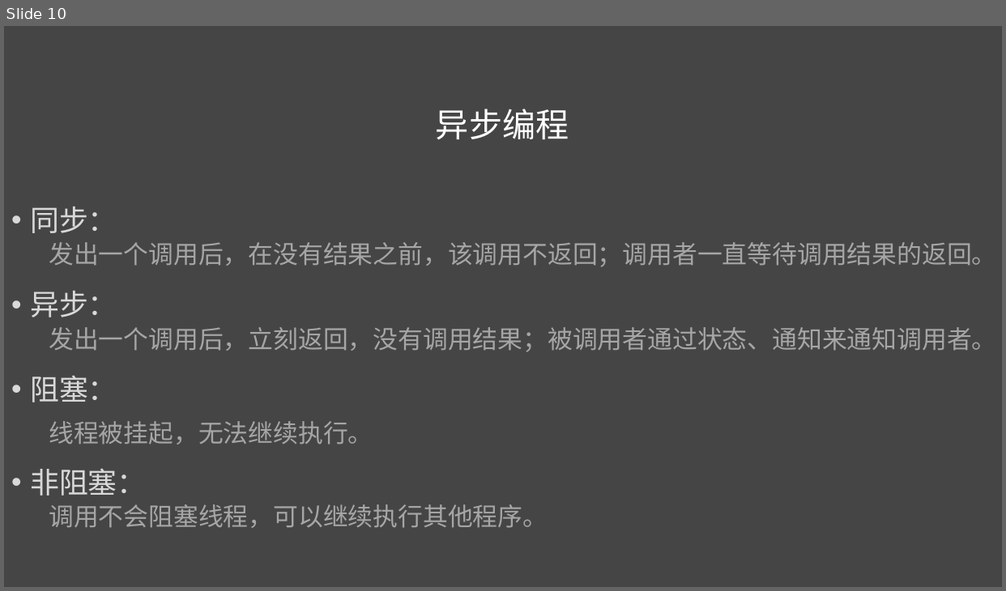
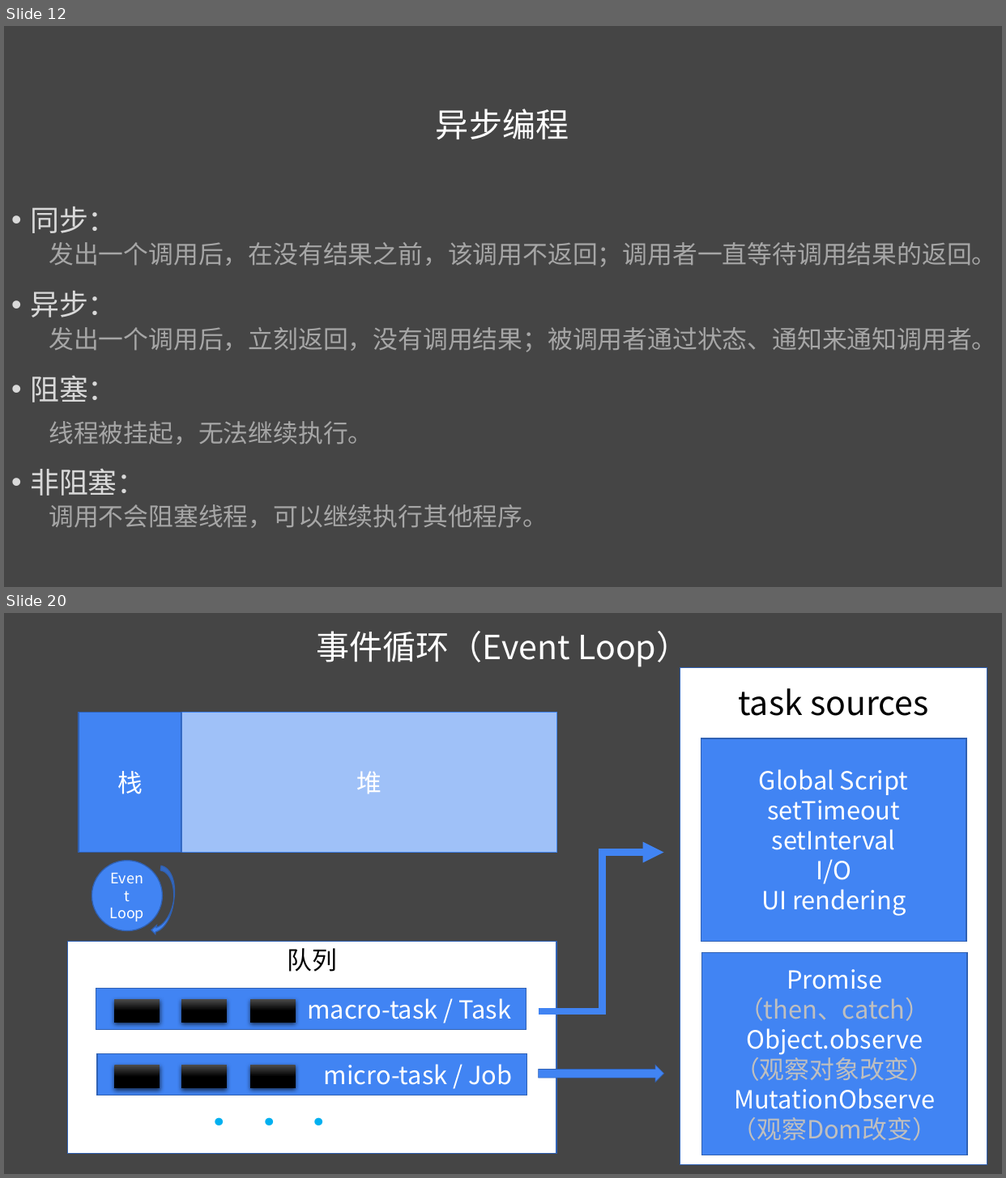
Before and after one commit to liuweiGL/share, a slide deck: ppt/JavaScript基础二.pptx. Shown one above the other, each under a label of ours: slide 10 before the commit, slides 12 and 20 after it; the slides between them are not shown. The pictures are 1006x591 and 1006x1178 pixels, drawn with LibreOffice and Linux fonts; fonts in the diff are those of the drawing. Boxes give left, top, right and bottom in pixels: in the first picture for what was removed or moved away, otherwise in the second. Text is boxed around its words. In the diff, an @@ line names an element or a change of style, - is before the commit and + after.

```diff
--- a/ppt/JavaScript基础二.pptx
+++ b/ppt/JavaScript基础二.pptx
@@ slide 20 added at (4, 613, 1002, 1174), background #454545 @@
@@ text added at (316, 631, 689, 668), 32 pt, text #FFFFFF @@
+事件循环（Event Loop）
@@ rectangle added at (680, 667, 987, 1165), fill #FFFFFF, outline #3062B4 1 pt, 32 pt, text #000000 @@
+task sources
@@ rectangle added at (79, 712, 557, 852), fill #FFFFFF, outline #4184F3 0.5 pt @@
@@ rectangle added at (79, 712, 181, 852), fill #4184F3, outline #3062B4 1 pt, 24 pt, text #FFFFFF @@
+栈
@@ rectangle added at (181, 712, 556, 852), fill #4184F3 at 50% opacity, 24 pt, text #FFFFFF @@
+堆
@@ rectangle added at (701, 739, 966, 942), fill #4184F3, outline #3062B4 1 pt, 24 pt, text #FFFFFF @@
+Global Script
+setTimeout
+setInterval
+I/O
+UI rendering
@@ elbow arrow added from (539, 1012) to (664, 853), #4184F3 6.75 pt @@
@@ ellipse added at (91, 861, 162, 931), fill #4184F3, outline #3062B4 1 pt, 14 pt, text #FFFFFF @@
+Event
+Loop
@@ curved down arrow added at (151, 867, 179, 938), fill #4184F3, outline #3062B4 1 pt @@
@@ rectangle added at (68, 942, 557, 1153), fill #FFFFFF, outline #3062B4 1 pt, 24 pt, text #000000 @@
+队列
@@ rectangle added at (701, 953, 967, 1156), fill #4184F3, outline #3062B4 1 pt, 24 pt, text #FFFFFF @@
+Promise
+（then、catch）
+Object.observe
+（观察对象改变）
+MutationObserve
+（观察Dom改变）
@@ rectangle added at (96, 989, 526, 1030), fill #4184F3, outline #3062B4 1 pt, 24 pt, text #FFFFFF @@
+macro-task / Task
@@ rectangle added at (115, 999, 160, 1023), fill gradient #4B4B4B to #000000 @@
@@ rectangle added at (181, 999, 226, 1023), fill gradient #4B4B4B to #000000 @@
@@ rectangle added at (250, 999, 296, 1023), fill gradient #4B4B4B to #000000 @@
@@ rectangle added at (97, 1054, 527, 1096), fill #4184F3, outline #3062B4 1 pt, 24 pt, text #FFFFFF @@
+micro-task / Job
@@ rectangle added at (115, 1065, 160, 1088), fill gradient #4B4B4B to #000000 @@
@@ rectangle added at (181, 1065, 226, 1088), fill gradient #4B4B4B to #000000 @@
@@ rectangle added at (250, 1065, 296, 1088), fill gradient #4B4B4B to #000000 @@
@@ right arrow added at (539, 1065, 664, 1082), fill #4184F3, outline #3062B4 0.5 pt @@
@@ text added at (296, 1108, 361, 1149), 40 pt, text #00B0F0, bold @@
+...
@@ what was slide 10 is now slide 12 @@
```
Also in this commit, not shown: 4 slides changed, 14 other slides added, 2 slides removed.
